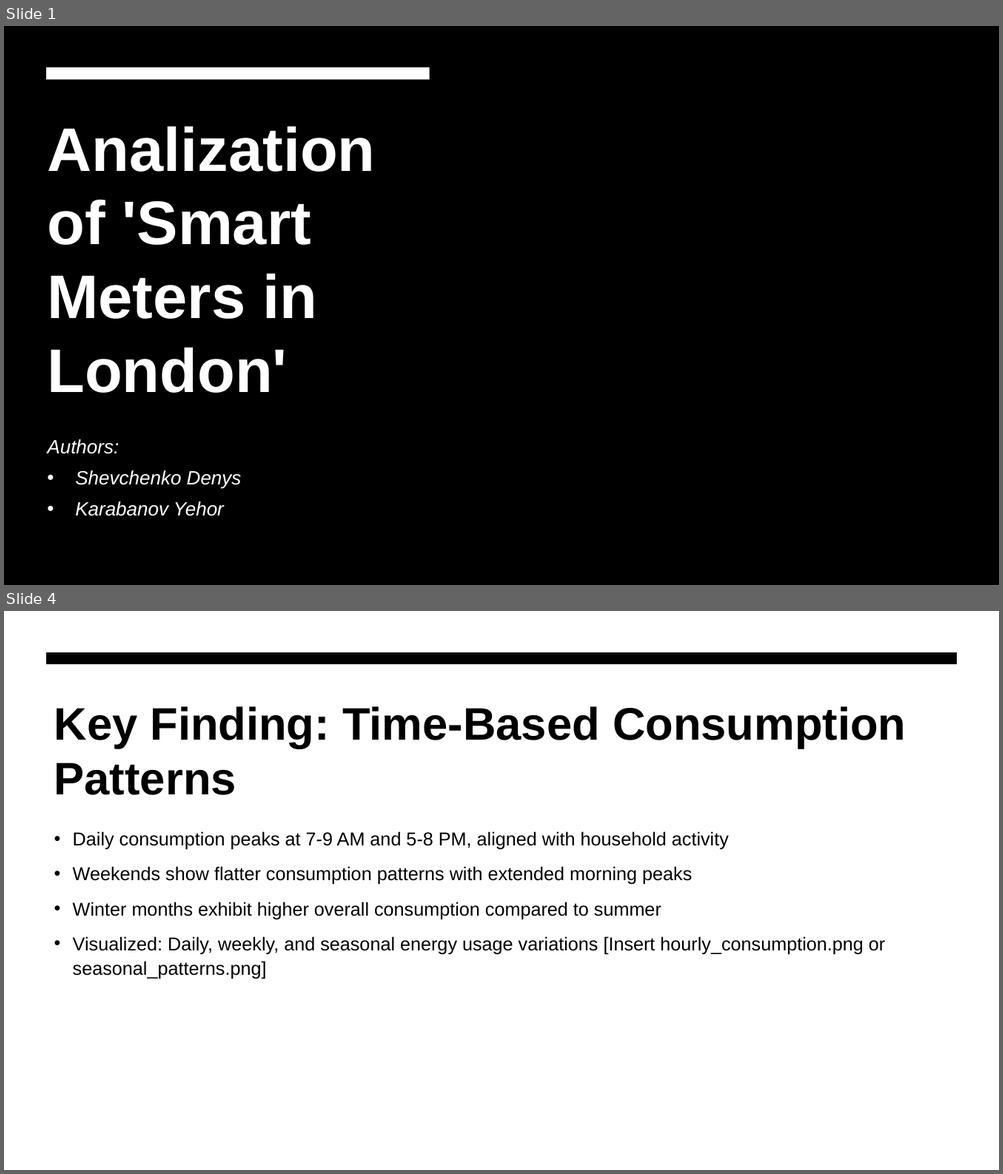
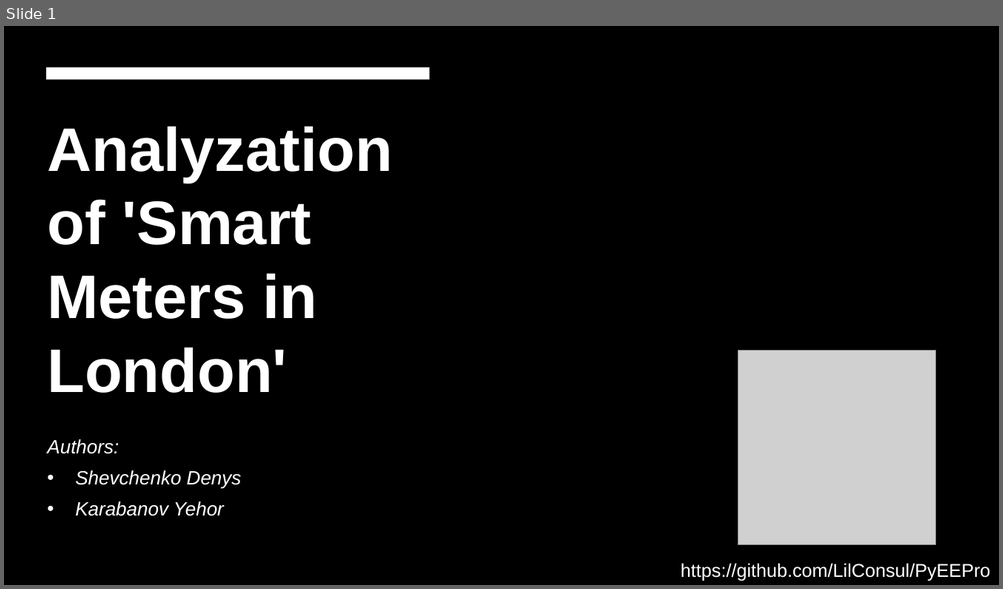
Before and after one commit to LilConsul/PyEEPro, a slide deck: docs/Analization of 'Smart Meters in London'.pptx. Shown one above the other, each under a label of ours: slides 1 and 4 before the commit, slide 1 after it; the slides between them are not shown. The pictures are 1003x1174 and 1003x589 pixels, drawn with LibreOffice and Linux fonts; fonts in the diff are those of the drawing; grey boxes stand for pictures; background and template pictures are left out. Boxes give left, top, right and bottom in pixels: in the first picture for what was removed or moved away, otherwise in the second. Text is boxed around its words. In the diff, an @@ line names an element or a change of style, - is before the commit and + after.

```diff
--- a/docs/Analization of 'Smart Meters in London'.pptx
+++ b/docs/Analization of 'Smart Meters in London'.pptx
@@ slide 4 removed at [4,611,999,1170], background #FFFFFF @@
@@ freeform shape removed at [46,652,957,665] @@
@@ title removed at [54,706,906,795] @@
-Key Finding: Time-Based Consumption Patterns
@@ text removed at [73,832,885,980] @@
-• Daily consumption peaks at 7-9 AM and 5-8 PM, aligned with household activity
-• Weekends show flatter consumption patterns with extended morning peaks
-• Winter months exhibit higher overall consumption compared to summer
-• Visualized: Daily, weekly, and seasonal energy usage variations [Insert hourly_consumption.png or seasonal_patterns.png]
@@ slide 1 changed as well @@
@@ title at [47,126,392,393]: text changed @@
-Analization of 'Smart Meters in London'
+Analyzation of 'Smart Meters in London'
@@ picture added at [738,351,936,546] @@
@@ text added at [680,563,990,582], 18 pt, text #FFFFFF @@
+https://github.com/LilConsul/PyEEPro
```
Also in this commit, not shown: 9 slides added, 6 other slides removed.
